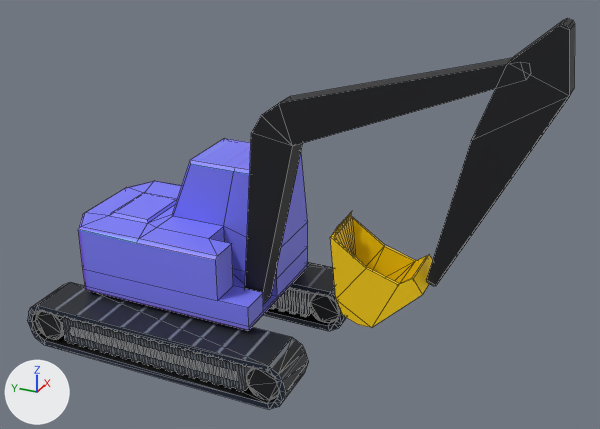
The Blender file Assets/Models/power_shovel.blend: old version first, new version second.
Rendered twice from a 50 mm camera at (-10.59, -6.65, 7.39) aimed at (-0.06, -1.91, 2.12). The axes (+X, +Y, +Z) are drawn at lower left. The lights are the same throughout. Mesh edges are drawn as thin lines.

In view in the first picture: 'Arm_0', 'Arm_1', 'Cab', 'Shovel', 'Tread Guide', 'Tread Wheel', 'Treads'.
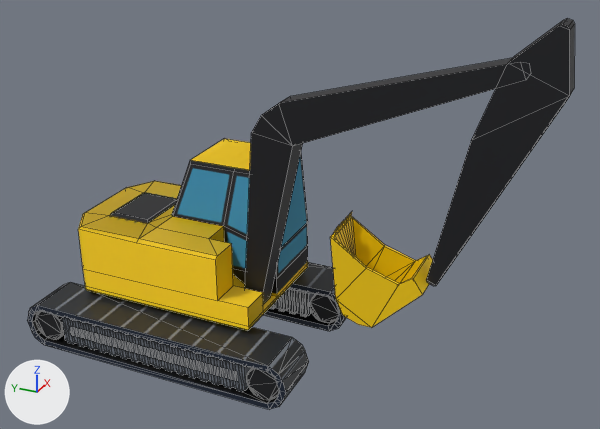
The change, as a list of edits to the scene's bpy script:
```text
Add img_ps_cab_base_texture_png_001:
    img_ps_cab_base_texture_png_001 = load_image('PS_Cab_Base_Texture.png.001', '../Textures/Power Shovel/PS_Cab_Base_Texture.png', 4096, 4096, 'sRGB')
Change mat_cab_base:
    add n1 = _N.new('ShaderNodeOutputMaterial'); n1.name = 'Material Output'
    remove n1 = _N.new('ShaderNodeOutputMaterial'); n1.name = 'Material Output'
    add n3 = _N.new('ShaderNodeNormalMap'); n3.name = 'Normal Map'
    where n2 = _N.new('ShaderNodeTexImage'); n2.name = 'Image Texture'
    n2.image: img_ps_cab_base_texture_png -> img_ps_cab_base_texture_png_001
    add n4 = _N.new('ShaderNodeTexImage'); n4.name = 'Image Texture.001'
    add n4.image = img_ps_cab_base_texture_png
    where n0 = _N.new('ShaderNodeBsdfPrincipled'); n0.name = 'Principled BSDF'
    add _L.new(n4.outputs[0], n3.inputs[1])  # 'Color' to 'Color'
    add _L.new(n3.outputs[0], n0.inputs[5])  # 'Normal' to 'Normal'
```

Where the change shows, as pixel boxes (x1, y1, x2, y2) in the pictures (600 x 429 px):
'Cab', surface changed (blue to yellow)
    both: (78, 139, 308, 331)
